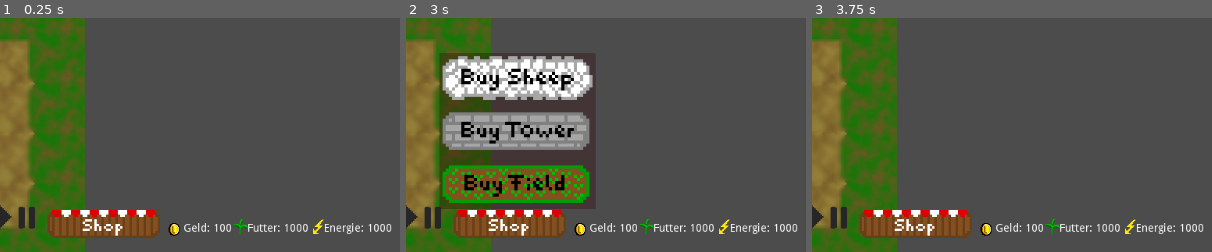
Above: before the commit, frames 1-3 (left to right).
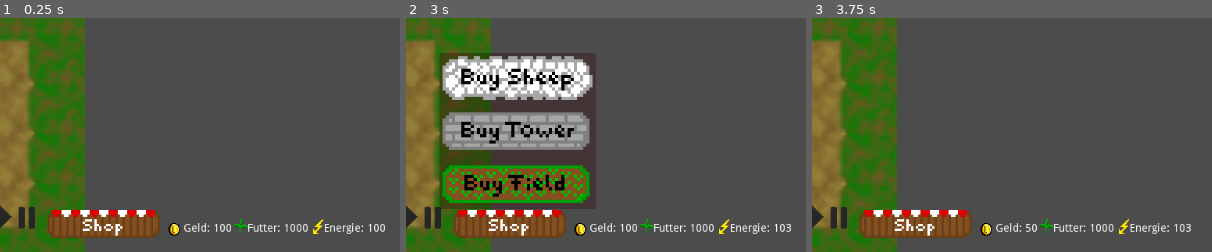
Above: after the commit, the same moments.

Repository: winnerbyhabit/bifigamejamWS19
Game: Godot game, scene res://Game.tscn
Same seed, same stepped clock (60 frames per second), same inputs: the game is played once before the commit and once after it. Sound files missing from this copy of the repository are replaced by a short silence.
Inputs (mouse positions are % of the whole screen's width and height, from its top left):
- Up to frame 1 (0.25 s): no input
- Up to frame 2 (3 s): click (46, 95) at 0.5 s; click (46, 95) at 1.25 s; click (46, 95) at 2 s; click (59, 95) at 2.75 s
- Up to frame 3 (3.75 s): click (60, 63) at 3.5 s
The pictures show only the part of the screen within x 46-96%, y 50-100%; the shares and areas given below are measured in that part.

The runs differ from the first frame. In frame 1, less than 0.1% of the frame differs, in the area x 96-98%, y 88-92%; in frame 2, less than 0.1%; in frame 3, 0.9%, in the area x 53-98%, y 85-93%.

Commit message:
update energy

Diff:
--- a/project/Game.gd
+++ b/project/Game.gd
@@ -1,21 +1,30 @@
 extends Node2D
 
 export var geld = 100
+export var energie = 100
 
 export var base_costs_sheep = 50
 export var base_costs_field = 50
 export var base_costs_tower = 50
 
+export var energy_production_per_sheep_per_second = 1
+
 export var sheeps = 1
+
+var threshold = 1
+
+func _process(delta):
+	threshold -= delta
+	if threshold < 0:
+		threshold += 1
+
+		#energy
+		update_energy(sheeps * energy_production_per_sheep_per_second)
 
 # Called when the node enters the scene tree for the first time.
 func _ready():
 	update_geld(0)
-
-#gibt Energie für Schafe
-func energie(schaf, energie):
-	energie = schaf * 5 + energie
-	get_node("GUI").set_energie(energie)
+	update_energy(0)
 
 #energiekosten Türme
 func turmschuss(energie):
@@ -27,10 +36,15 @@
 	futter = futter - schaf * 5 - ziege * 5 + feld * 5
 	get_node("GUI").set_futter(futter)
 
+func update_energy(energy_add):
+	energie += energy_add
+	$GUI.set_energie(energie)
+
 #gibt geld wenn ziege stirbt
 func update_geld(geld_add):
 	geld += geld_add
 	get_node("GUI").set_geld(geld)
 
 func _on_GUI_buy_sheep():
+	update_geld(-1*base_costs_sheep)
 	sheeps += 1
